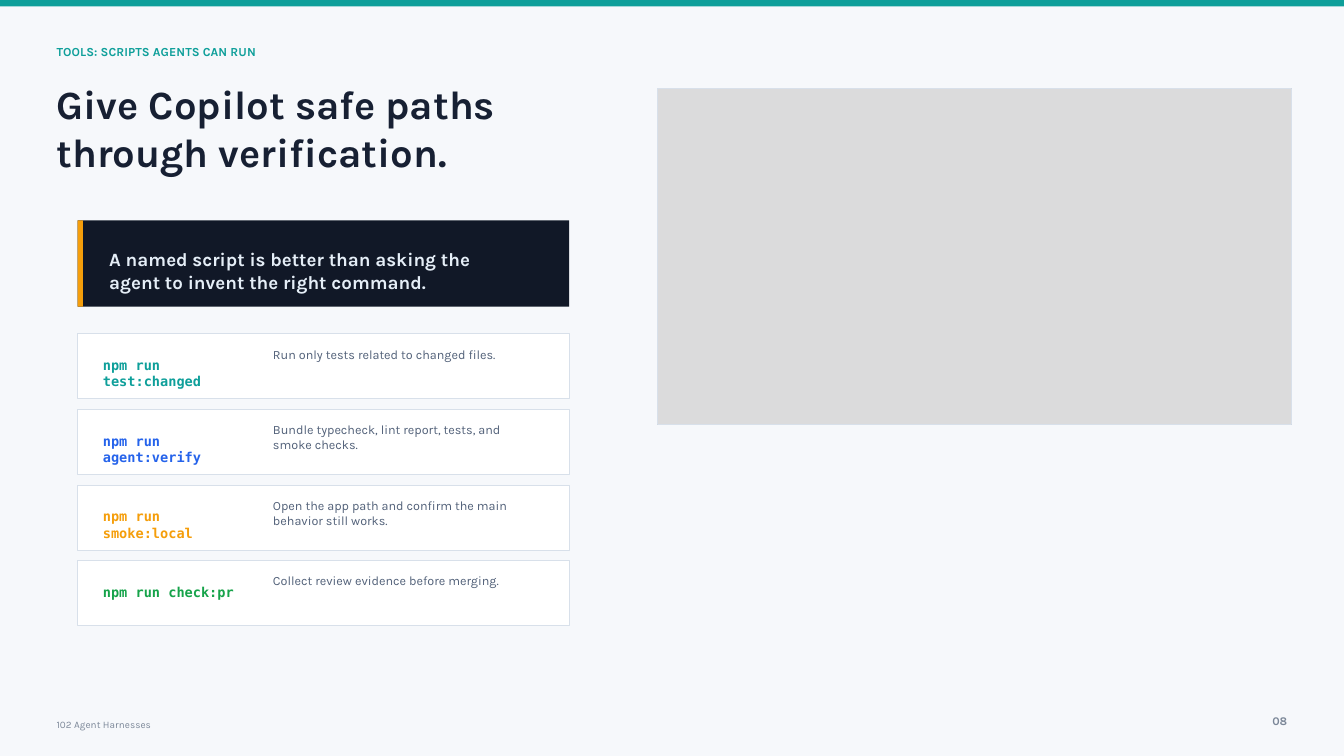
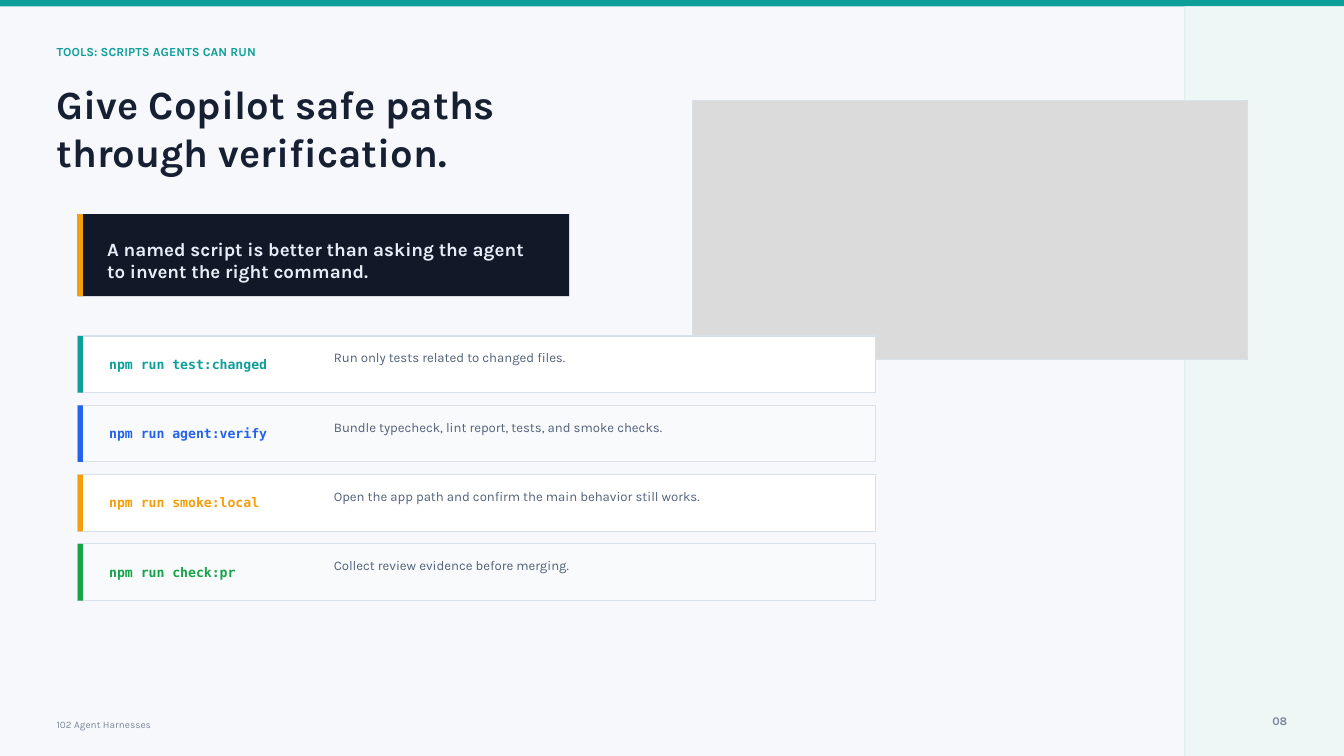
Before and after one commit to Cmcd9155/101-ai-basics-for-developers-presentation, a slide deck: slide 8 of presentations/102/deck/102-agent-harnesses.pptx. Drawn at 1344x756 pixels with LibreOffice and Linux fonts; fonts in the diff are those of the drawing; grey boxes stand for pictures. Boxes give left, top, right and bottom in pixels: in the first picture for what was removed or moved away, otherwise in the second. Text is boxed around its words. In the diff, an @@ line names an element or a change of style, - is before the commit and + after.

Commit message:
Polish 102 agent harnesses deck

```diff
--- a/presentations/102/deck/102-agent-harnesses.pptx
+++ b/presentations/102/deck/102-agent-harnesses.pptx
@@ rectangle added at (1185,6,1344,756), fill #EFF7F6 @@
@@ rectangle added at (1185,6,1186,756), fill #D8EDEA @@
@@ rectangle: place and size @@
-rectangle at (657,89,1292,424)
+rectangle at (694,101,1248,359)
@@ rectangle: place and size @@
-rectangle at (657,89,1292,424)
+rectangle at (694,101,1248,359)
@@ picture: place and size @@
-picture at (657,89,1292,424)
+picture at (694,101,1248,359)
@@ rectangle: place and size @@
-rectangle at (78,221,570,307)
+rectangle at (78,214,570,295)
@@ rectangle: place and size @@
-rectangle at (78,221,83,307)
+rectangle at (78,214,83,295)
@@ text "A named script is better ..." rewrapped from (109,252,470,294) to (107,242,524,283) @@
@@ rectangle: place and size @@
-rectangle at (78,334,570,399)
+rectangle at (78,336,876,392)
@@ rectangle added at (78,336,83,392), fill #0E9F9A @@
@@ text "Run only tests related to ...": place and size @@
-text "Run only tests related to ..." at (273,350,496,362)
+text "Run only tests related to ..." at (334,353,565,365)
@@ rectangle removed at (78,409,570,475) @@
@@ rectangle added at (78,405,876,462), fill #F8FAFC, outline #D8E0EA 0.75 pt @@
@@ rectangle added at (78,405,83,462), fill #2563EB @@
@@ text "Bundle typecheck, lint report, tests, ...": place and size @@
-text "Bundle typecheck, lint report, tests, ..." at (273,425,500,449)
+text "Bundle typecheck, lint report, tests, ..." at (334,423,662,435)
@@ text "npm run agent:verify": place and size @@
-text "npm run agent:verify" at (103,438,201,465)
+text "npm run agent:verify" at (109,427,267,441)
@@ rectangle: place and size @@
-rectangle at (78,485,570,551)
+rectangle at (78,475,876,531)
@@ rectangle added at (78,475,83,531), fill #F59E0B @@
@@ text "npm run smoke:local": place and size @@
-text "npm run smoke:local" at (103,513,193,539)
+text "npm run smoke:local" at (109,497,259,510)
@@ text "Open the app path and ...": place and size @@
-text "Open the app path and ..." at (273,501,507,525)
+text "Open the app path and ..." at (334,492,700,504)
@@ rectangle removed at (78,561,570,626) @@
@@ rectangle added at (78,544,876,601), fill #F8FAFC, outline #D8E0EA 0.75 pt @@
@@ rectangle added at (78,544,83,601), fill #16A34A @@
@@ size 9.7 to 9.4 pt in 4 elements at (109,359,267,372), (109,427,267,441), (109,497,259,510), (109,567,235,580) @@
@@ text "npm run check:pr": place and size @@
-text "npm run check:pr" at (103,586,233,600)
+text "npm run check:pr" at (109,567,235,580)
@@ size 9.1 to 9.4 pt in 4 elements at (334,353,565,365), (334,423,662,435), (334,492,700,504), (334,561,569,573) @@
@@ text "Collect review evidence before merging.": place and size @@
-text "Collect review evidence before merging." at (273,576,499,588)
+text "Collect review evidence before merging." at (334,561,569,573)
```
Also in this commit, not shown: 11 other slides changed, 31 other files.
